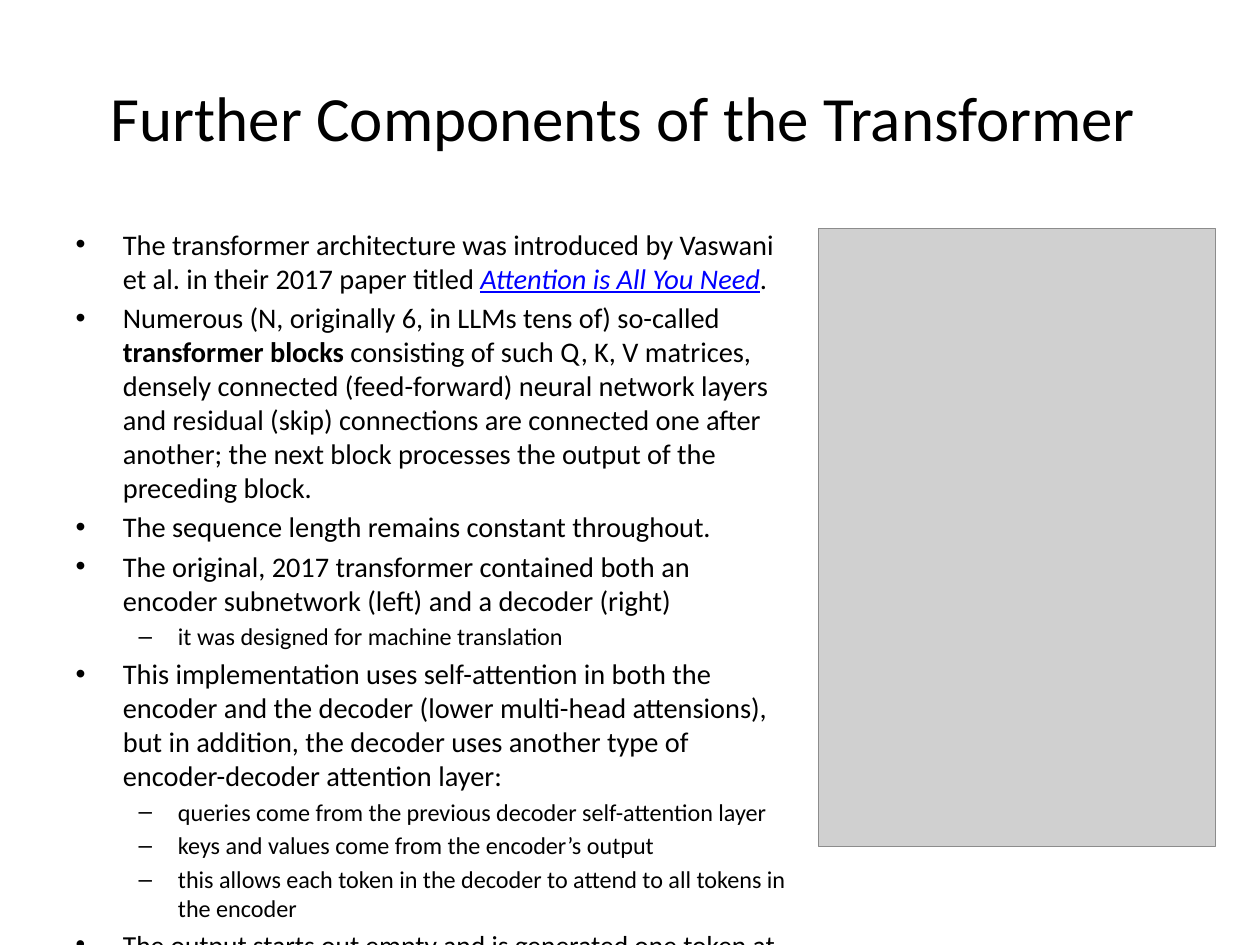
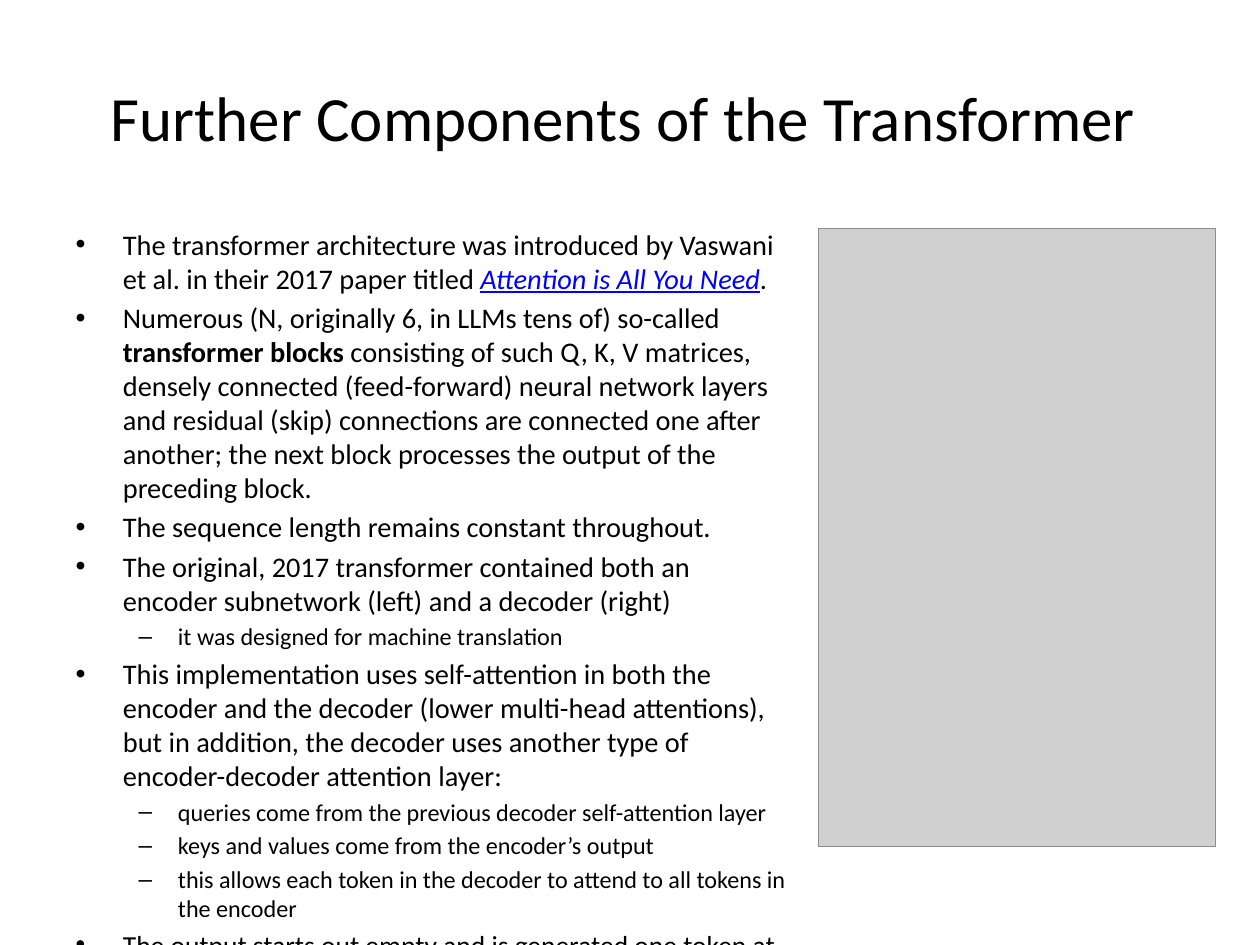
Before and after one commit to Clinical-Bioinformatics-Debrecen/generative_ai_2025, a slide deck: slide 20 of 6.pptx. Drawn at 1260x945 pixels with LibreOffice and Linux fonts; fonts in the diff are those of the drawing; grey boxes stand for pictures. Boxes give left, top, right and bottom in pixels: in the first picture for what was removed or moved away, otherwise in the second. Text is boxed around its words. In the diff, an @@ line names an element or a change of style, - is before the commit and + after.

Commit message:
Fix typos and other small mistakes

```diff
--- a/6.pptx
+++ b/6.pptx
@@ text at [123,664,765,791]: text changed @@
-• This implementation uses self-attention in both the encoder and the decoder (lower multi-head attensions), but in addition, the decoder uses another type of encoder-decoder attention layer:
+• This implementation uses self-attention in both the encoder and the decoder (lower multi-head attentions), but in addition, the decoder uses another type of encoder-decoder attention layer:
```
Also in this commit, not shown: 6 other slides changed.
